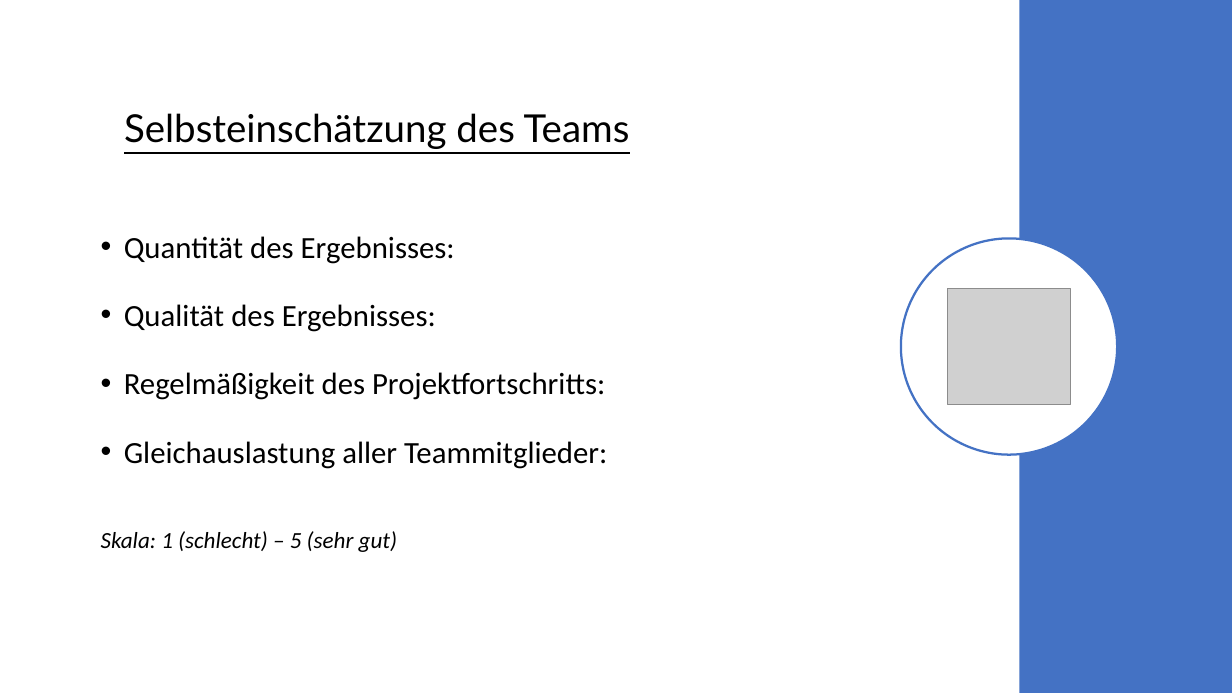
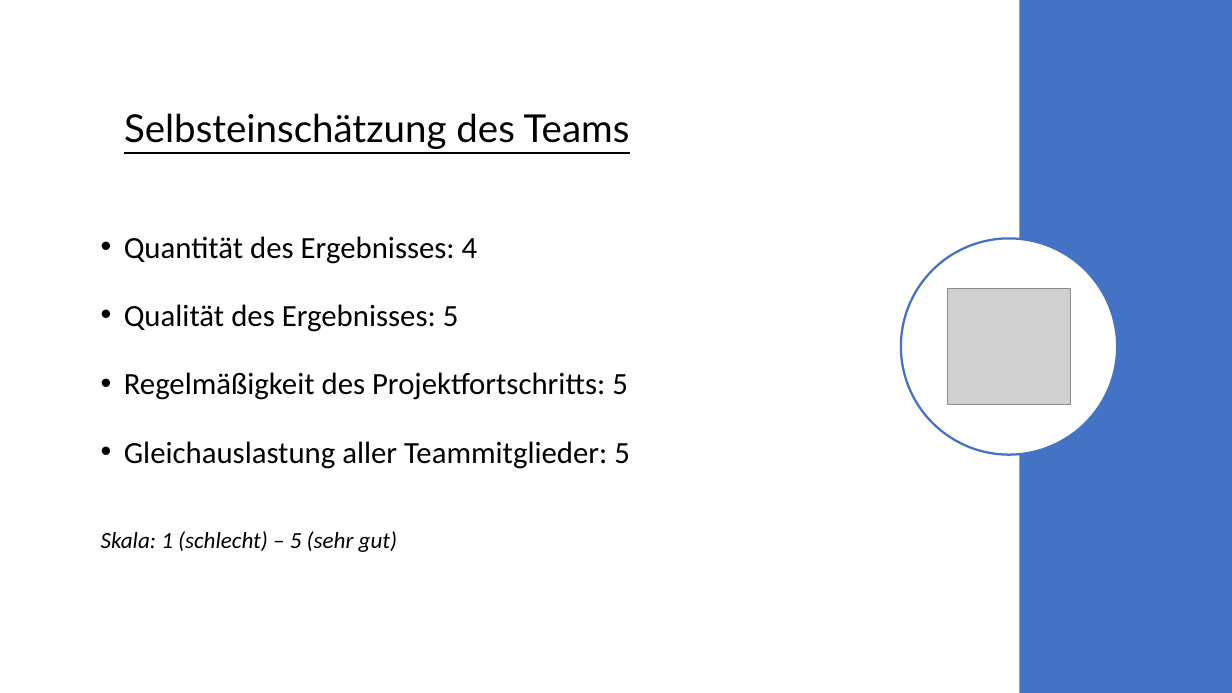
Before and after one commit to davidg-h/WinFormGame, a slide deck: slide 4 of Documentation/Präsentation.pptx. Drawn at 1232x693 pixels with LibreOffice and Linux fonts; fonts in the diff are those of the drawing; grey boxes stand for pictures. Boxes give left, top, right and bottom in pixels: in the first picture for what was removed or moved away, otherwise in the second. Text is boxed around its words. In the diff, an @@ line names an element or a change of style, - is before the commit and + after.

```diff
--- a/Documentation/Präsentation.pptx
+++ b/Documentation/Präsentation.pptx
@@ text at bbox=[124, 236, 630, 469]: text changed @@
-• Quantität des Ergebnisses:
-• Qualität des Ergebnisses:
-• Regelmäßigkeit des Projektfortschritts:
-• Gleichauslastung aller Teammitglieder:
+• Quantität des Ergebnisses: 4
+• Qualität des Ergebnisses: 5
+• Regelmäßigkeit des Projektfortschritts: 5
+• Gleichauslastung aller Teammitglieder: 5
```
Also in this commit, not shown: 2 other slides changed, 17 other files.
